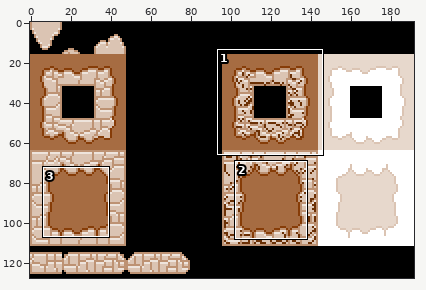
A sprite sheet gets an edit: BLAJ/Assets/Sprites/Background/Sprite-0001.png. Above, an overview of the earlier version with the close-up marked.
Close-up. Before:
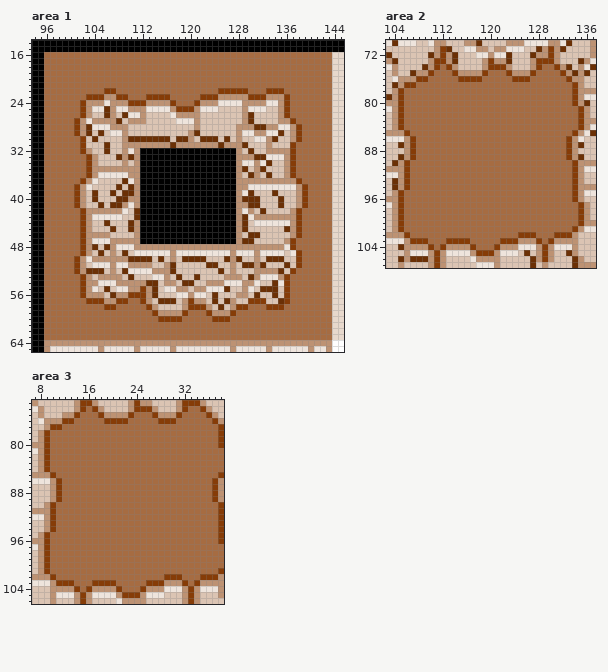
The file is 192x128 pixels. Shown: area 1: x 94..145, y 14..65; area 2: x 103..137, y 70..107; area 3: x 7..38, y 73..106. The commit also changed other parts of the picture, which this record leaves out.
Once edited:
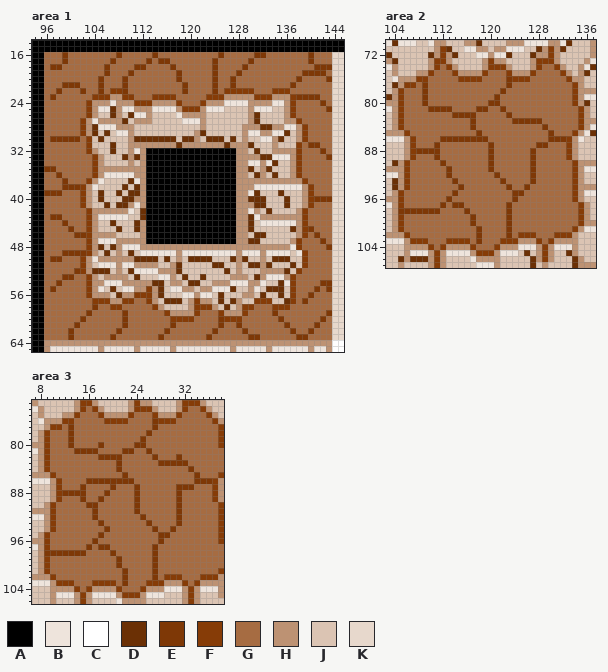
Palette (. is transparent): A #000000  B #eee4dc  C #ffffff  D #6b3005  E #7e3806  F #863c07  G #a66c42  H #bd9273  J #dbc4b3  K #e7d8cc
Difference:
Changed rows in their new state; - is an unchanged pixel.
Area 1:
first column x 96:
16 ---E--------E-----E----------E-----EE-------E---
17 ---E-------E-----E-EE-------E-----E---------E---
18 -EE-------E----EE----E------E----E-----------EEE
19 ----------E---E-------E-----E---E----------EEEE-
20 ---------E---E--------E-----E--E----------E----E
21 ---EEE---E---E---------E----E--E---------E------
22 --E---E--EG-FE---------E----EG----F--G--F-------
23 -E-----G--F-H-F--G---F----G--F----H--F--HFEEEE--
24 ------GF--HB--H--F---HF--GF--H---B---H-BHF----E-
25 ------GFH-BDH-B--H---BH--FH--B---JH--B-JHF-----E
26 ------GFH-JDHJD-BH---JB---H------JHD---JHF------
27 -----GFHB---HDJ--H----J--BH------JHD---J-HF-----
28 -----GFHD--B--H----------JH-----J--H-D-H-BHF----
29 -----GFHDJDJ-BH---------JHD-----JH-B-H-BDJHF----
30 -EEEEEGFJD---JH------DJ-DHJ--DJDJH-J-BHD-JHF----
31 ------GF--JD-J-------HD------HD--HD--JH--JF-EE--
32 ------GFH-JD-JHBH----------------HJD-J---HF---E-
33 -------GFH--JDHDH------------------H-D--BHF----E
34 -------GFH---JHJH----------------H-BHBD-JHF-----
35 EE-----GF-------H----------------HDJHD--JHF-----
36 --E----GFH----B-H----------------HJDHJD-JHF-----
37 ---E--GFHB---JDBH-------------------------HF----
38 ---EEEFHB---JDJDH-----------------H-------BHF---
39 EEE--GFHJD-JDJ-DH----------------HBD--JD--JHF---
40 -----GFHJD--J-D-H----------------H--D--JD-JHFEEE
41 -----GFH-JDJ-DHBH-----------------H-D--JD-JHF---
42 ------GF-----HBJD----------------HBHJD---JHF----
43 -EE---GFH----B-JD----------------HDB------HF----
44 ---E--GFH-JD--JDH----------------HDJ-----BHF----
45 ----E-GFH--JD-JDH----------------HD-----JDHFE---
46 -----EEF---H---JH----------------HJ-D----JHF-E--
47 ------GFH--B----H----------------H-D----JHF---E-
48 ------GFHDJDH--B------------------------HBF----E
49 ---EEEEFHJDJHJDJ-----BH--------BH--BH---BJBF----
50 -EE--GFHB-----H---DJDJHJ---D--JDHD-JHJ--D-JF----
51 -----GFHJ--BH-B---H-JHD----J-D-JHJ-DHD--JDJF----
52 -----EFH--DJHJD---B--HD------JDJH--J---HDJF-----
53 ---EE-GFHJ---HJD--J-BHJD-JD---J--HJDH--BHF------
54 --E---GF-H--B----H-DJ-HJ-D-J--H--B-HB-JDBF----EE
55 -E----GFHBJDJ-B-HFHDJ-B-HJ-H--BD-JHBJ--DJF---E-E
56 ------GF--HJD-H--FHD--J-BH-BJD--J-HJD-JDJF--E---
57 -------G--F-H-F-GFHJ--DJHF-HJDJDH-J--F-JDF-E----
58 --------E-G-F----GFH---JH--FHJDJH-F--G--F-------
59 -------E-----E----GGF--HHF-GGF-HHF----E--------E
60 ------E------E-----GG--FF---GE-FF------E------E-
61 -----E-------E-------E-------E--E-------E----E--
62 ----E-------E-------E-------E----E-------E--E---
63 ----E------E-------E-------E------EE------EE----
Area 2:
first column x 105:
 73 ---------J--------J-----------J
 74 ----J-----------------------J--
 75 --J--------------------------J-
 76 ------------------E------------
 77 ----E-------------E------------
 78 ----E------------E-------------
 79 ----E-----------E--------------
 80 ----E----------EE--------------
 81 -----EEEE----EE--E-------------
 82 ---------EEEE-----E------------
 83 ------------E------EEEEE-------
 84 ------------E-----------E------
 85 -------------E-----------E-----
 86 -------EEEEEEEE----------EEE---
 87 J-----E--------E-------EE-----J
 88 ---EEEE--------E------E--------
 89 J-----E--------E------E-------J
 90 -------E-------E------E--------
 91 --------E------E------E--------
 92 --------E-------E-----E--------
 93 ---------E-------E----E--------
 94 ----------E-------E--E---------
 95 ---------E---------EE----------
 96 --------E----------E-----------
 97 -------E-EE-------E------------
 98 EEEEEEE----E------E------------
 99 ------------E-----E------------
100 ------------E-----E------------
101 -------------E----E------------
102 -------------E----E------------
103 -------------E-----------------
104 J------------------------------
Area 3:
first column x 9:
 76 ------------------E---------
 77 ----E-------------E---------
 78 ----E------------E----------
 79 ----E-----------E-----------
 80 ----E----E-----EE-----------
 81 -----EEEE----EE--E----------
 82 ---------EEEE-----E---E-----
 83 ------------E------EEEEE----
 84 ------------E-----------E---
 85 -------------E-----------E--
 86 -------EEEEEEEE----------EEE
 87 ------E----E---E------EEE---
 88 ---EEEE---E----E------E-----
 89 ------E--E-----E------E-----
 90 -------EE------E------E-----
 91 --------E------E------E-----
 92 --------E-------E-----E-----
 93 ---------E-------E----E-----
 94 ----------E-------E--E------
 95 ---------E---------EE-------
 96 --------E----------E--------
 97 -------E-EE-------E---------
 98 EEEEEEE----E------E---------
 99 ------------E-----E---------
100 ------------E-----E---------
101 -------------E----E---------
102 -------------E----E---------
103 -------------E--------------
Changed places in both close-ups, as pixel boxes (x1, y1, x2, y2):
changed: (44, 52, 332, 340)
changed: (398, 58, 584, 244)
changed: (398, 244, 404, 250)
changed: (44, 418, 212, 586)
